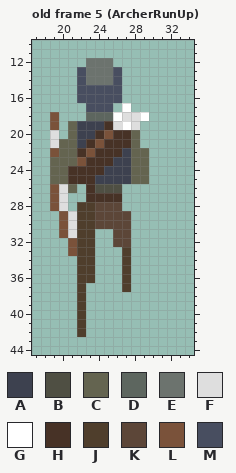
Pixel-art file, stored at battleground2d/Assets/Animations/2D/Enemy/SpriteSheets/Frames/Archer/SpriteAnimationsToExport_EnemyArcher.aseprite. This is how it looked before the edit.
50x50 pixels, 88 frames. Shown: old frame 5 (ArcherRunUp): x 17..34, y 10..44. The commit also changed other frames, which this record leaves out.
Palette (. is transparent): A #3d414f  B #4f4f43  C #646450  D #5d665f  E #6c736e  F #dedede  G #ffffff  H #473226  J #4f3e2c  K #5c4638  L #7a523a  M #484e60
Pixels before, old frame 5 (ArcherRunUp), first column x 19:
12 ....EEE....
13 ...MEEEM...
14 ...MEEEM...
15 ...MMMMM...
16 ...MMMMM...
17 ....MMM.G..
18 L...DDDGFFG
19 L.CAAAHFGF.
20 F.CAAHLHHC.
21 FCCAHLHHHC.
22 LCCHLHHHACC
23 CCCLHHHAACC
24 CCHHHHAAACC
25 CCHHHAAAACC
26 LFC.HBBB...
27 LF..HHHH...
28 LF.JJKKK...
29 .LFJJKKKK..
30 .LFJJKKKK..
31 .LFJJ..KK..
32 ..LJJ..KK..
33 ..LJJ...J..
34 ...JJ...J..
35 ...JJ...J..
36 ...JJ...J..
37 ...J....J..
38 ...J.......
39 ...J.......
40 ...J.......
41 ...J.......
42 ...J.......
The same view after the edit:
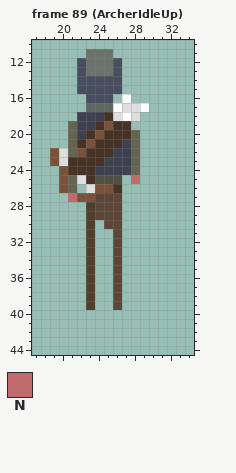
Colours new in this view: N #c26b6f
A new or re-ordered frame is compared with the old frame closest to it.
What changed:
frames 88 -> 96
Changed rows in their new state; - is an unchanged pixel.
Frame 89 (ArcherIdleUp) is new; against old frame 5 (ArcherRunUp):
first column x 19:
11 ----EEE----
12 ---M---M---
14 ----MMM----
16 ---.---.G--
17 ----DDDGFFG
18 .--AAAHFG-.
19 .----HLHH.-
20 .---HLH----
21 ..-HLH--A--
22 -F-LH--A--.
23 LFHH--A---.
24 .L---A----.
25 .LCF-BBB.N.
26 .L--FLLH---
27 ..NLLKKK---
28 ..-.-------
29 -...----.--
30 -...-.--.--
31 -...----.--
32 --..----.--
33 --..---K.--
34 ---.---K.--
35 ---.---K.--
36 ---.---K.--
37 ---.J--K.--
38 ---.J--K---
39 ---.J--K---
40 ---.-------
41 ---.-------
42 ---.-------
Changed places in both pictures, as pixel boxes (x1, y1, x2, y2):
changed: (50, 49, 149, 337)
